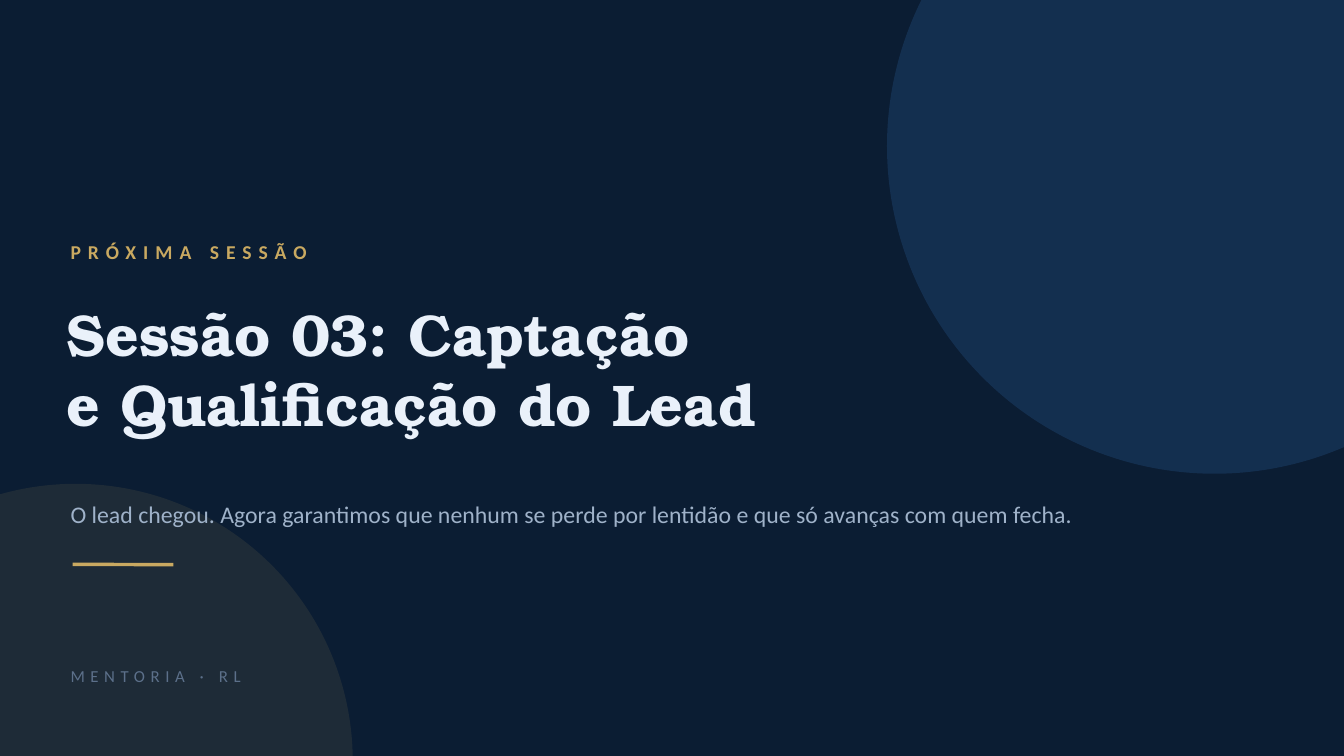
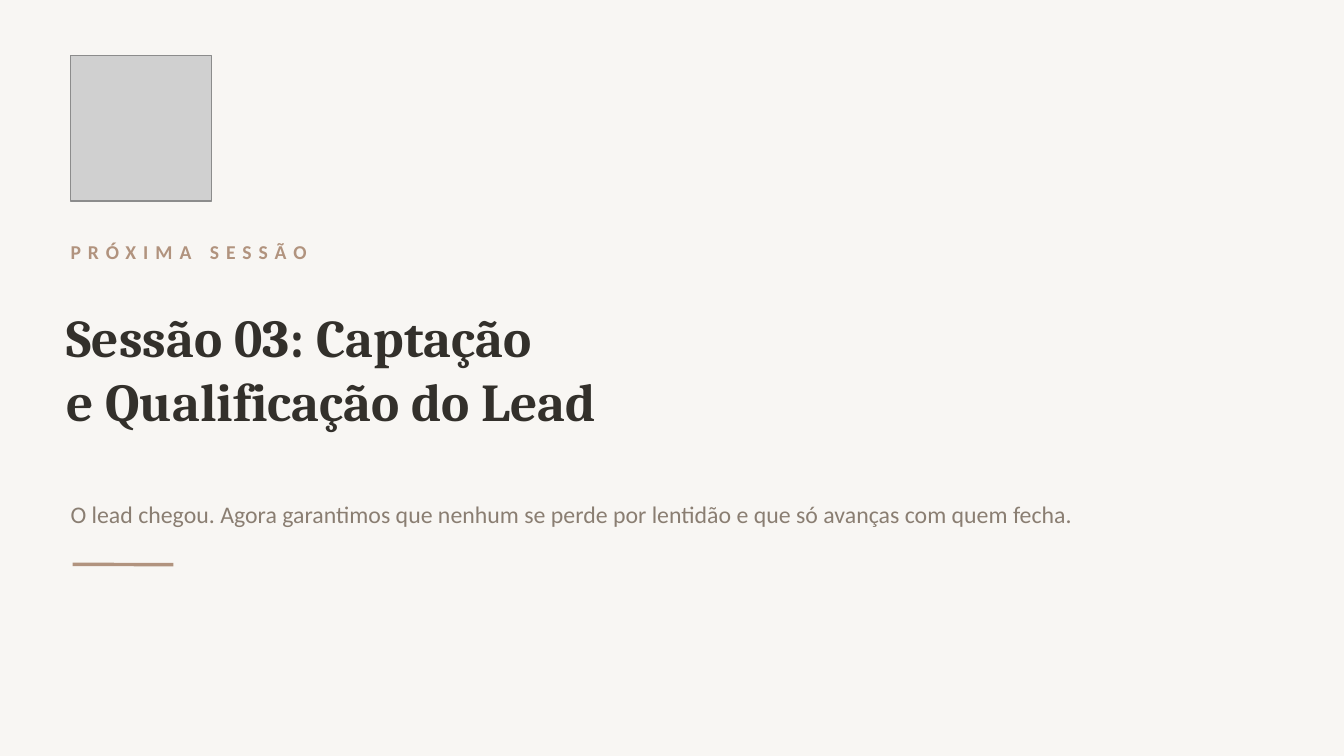
Before and after one commit to geralrlphoto/rl-menu, a slide deck: slide 20 of public/wedding-mentor-files/S2_Atracao.pptx. Drawn at 1344x756 pixels with LibreOffice and Linux fonts; fonts in the diff are those of the drawing; grey boxes stand for pictures. Boxes give left, top, right and bottom in pixels: in the first picture for what was removed or moved away, otherwise in the second. Text is boxed around its words. In the diff, an @@ line names an element or a change of style, - is before the commit and + after.

```diff
--- a/public/wedding-mentor-files/S2_Atracao.pptx
+++ b/public/wedding-mentor-files/S2_Atracao.pptx
@@ background #0B1D33 to #F8F6F3 @@
@@ ellipse removed at (x1=887, y1=0, x2=1344, y2=474) @@
@@ picture added at (x1=71, y1=55, x2=212, y2=201) @@
@@ text "PRÓXIMA SESSÃO" at (x1=71, y1=243, x2=307, y2=259): text colour #C9A961 to #B1937E @@
@@ text "Sessão 03: Captação" at (x1=66, y1=321, x2=595, y2=432): size 42 to 38 pt, font TeX Gyre Bonum to Cambria, text colour #EAF1FA to #33302B @@
@@ text "O lead chegou. Agora garantimos ..." at (x1=71, y1=506, x2=1072, y2=527): text colour #9FB2C9 to #8A7E72 @@
@@ ellipse removed at (x1=0, y1=484, x2=353, y2=756) @@
@@ line (73, 565) - (173, 565): stroke #C9A961 2.5 pt to #B1937E 2.5 pt @@
@@ text removed at (x1=71, y1=671, x2=241, y2=682) @@
-MENTORIA · RL
```
Also in this commit, not shown: 19 other slides changed, 7 other files.
